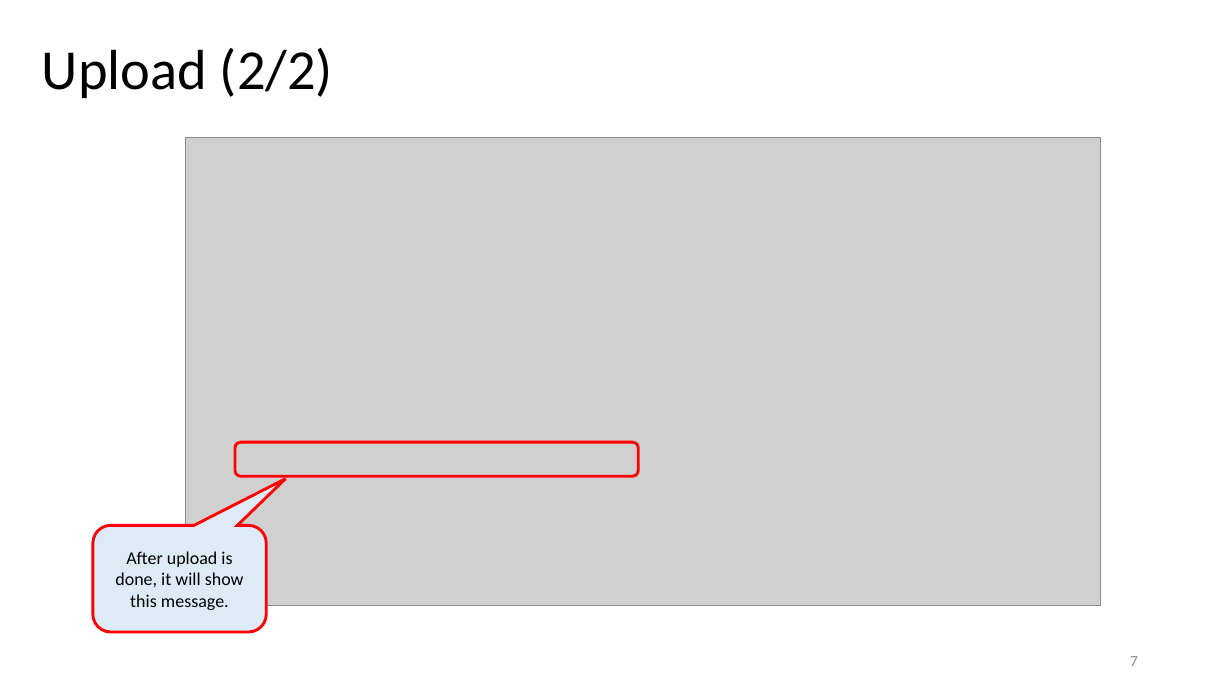
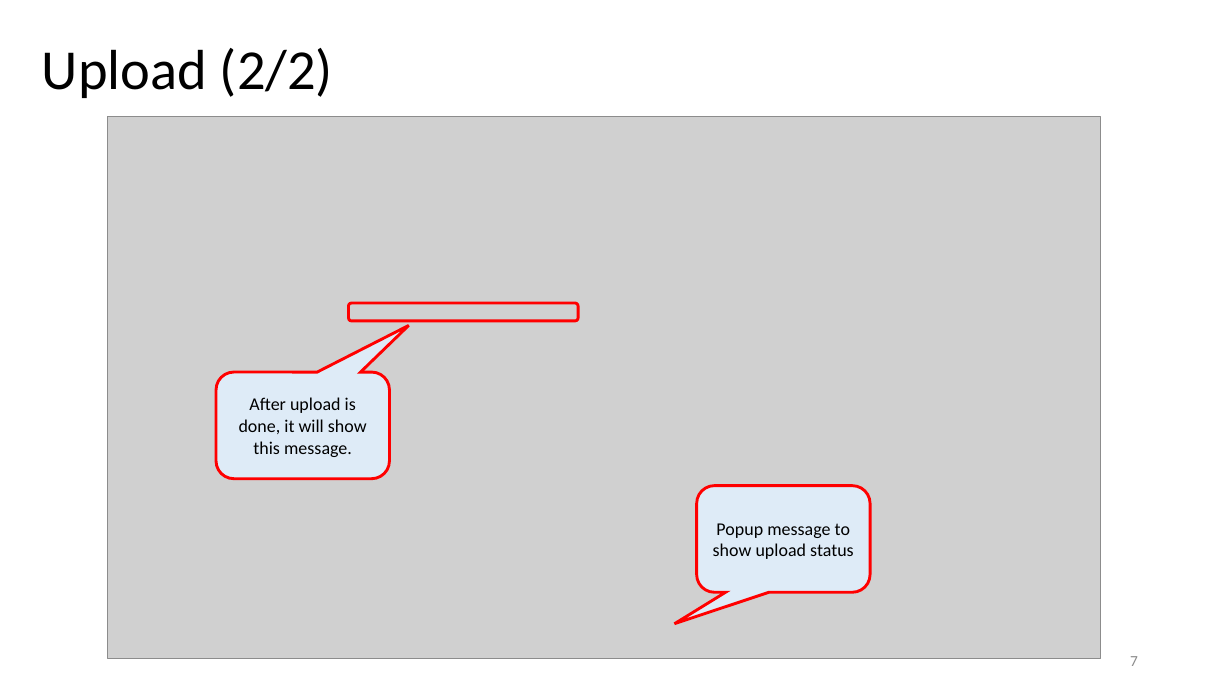
Before and after one commit to ZirconiumZr/UOB_SIT, a slide deck: slide 7 of uob_website/analysis/utils/Voice_To_Text_Analysis_Web_UserGuide.pptx. Drawn at 1232x693 pixels with LibreOffice and Linux fonts; fonts in the diff are those of the drawing; grey boxes stand for pictures. Boxes give left, top, right and bottom in pixels: in the first picture for what was removed or moved away, otherwise in the second. Text is boxed around its words. In the diff, an @@ line names an element or a change of style, - is before the commit and + after.

```diff
--- a/uob_website/analysis/utils/Voice_To_Text_Analysis_Web_UserGuide.pptx
+++ b/uob_website/analysis/utils/Voice_To_Text_Analysis_Web_UserGuide.pptx
@@ picture: place and size @@
-picture at (186,138,1102,605)
+picture at (108,116,1102,658)
@@ rounded rectangle: place and size @@
-rounded rectangle at (235,443,638,477)
+rounded rectangle at (348,303,578,321)
@@ rounded speech box "After upload is done, it ...": place and size @@
-rounded speech box "After upload is done, it ..." at (92,526,266,632)
+rounded speech box "After upload is done, it ..." at (216,372,390,479)
@@ rounded speech box added at (697,486,871,592), fill #DEEBF7, outline #FF0000 2.25 pt, 14 pt, text #000000 @@
+Popup message to show upload status
```
Also in this commit, not shown: 5 other slides changed.
